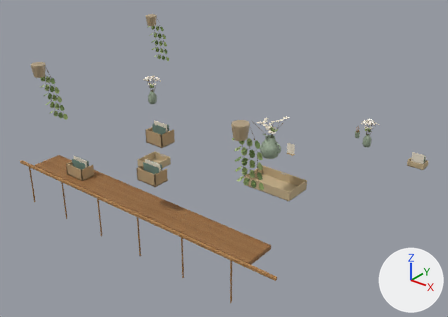
Renders of the glTF model assets/masters/native-v4/styling-v9.glb from each side of a commit.
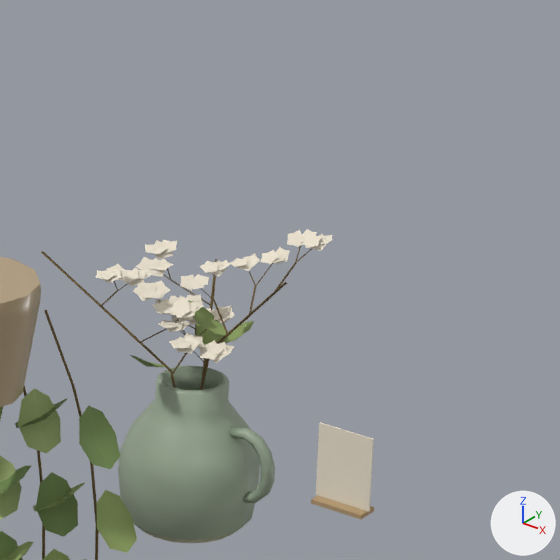
Old and new are each drawn whole from a 50 mm camera at (6.26, -9.31, 6.39) aimed at (-0.57, -0.77, 1.09) and again close up on the part from 55% to 71% of the width and 27% to 51% of the height. Lighting does not change. The marker at lower right points along +X, +Y and +Z. The older version's two pictures come first. Vertices at exactly the same position are counted once.

The scene before the commit, as lines of its bpy script (objects in view):
```python
ob_styling_v9 = bpy.data.objects.new('styling-v9', me_mesh_0)
ob_styling_v9.location = (0.0, 0.0, 0.0)
```
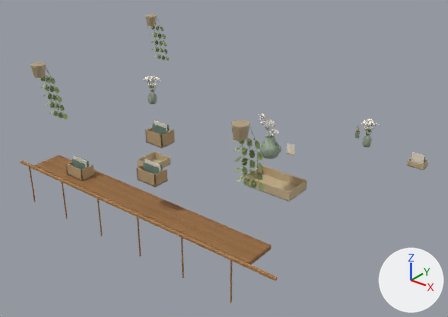
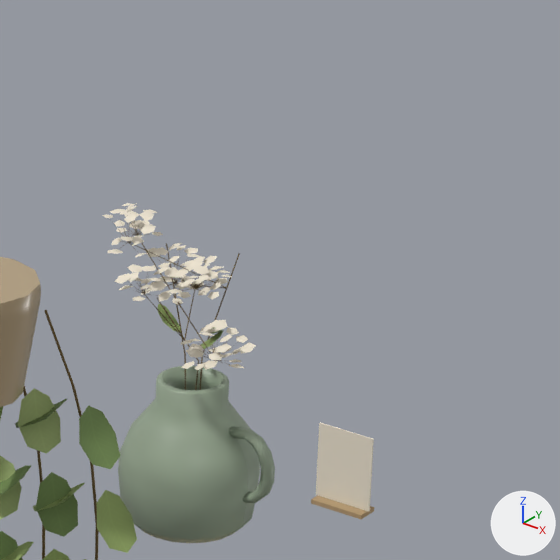
Pixel boxes [x1, y1, x2, y2] of what changed, in the close-ups (560 x 560 px; the box of a moved part takes in the faces that stretch with it):
'styling-v9', reshaped: before [0, 229, 374, 560]; after [0, 203, 374, 560]
part 1 of me_mesh_0, moved or reshaped: before [201, 259, 218, 390]; after [199, 253, 240, 390]
part 2 of me_mesh_0, rebuilt (not visible afterwards): before [186, 279, 204, 289]
part 3 of me_mesh_0, deleted: before [41, 229, 333, 390]
part 4 of me_mesh_0, built on: before [145, 244, 234, 374]; after [102, 203, 256, 390]

The change, as a diff of the scene's bpy script:
```diff
--- a/assets/masters/native-v4/styling-v9.glb.py
+++ b/assets/masters/native-v4/styling-v9.glb.py
@@ me_mesh_0 @@
 # used by ob_styling_v9; location = (0.0, 0.0, 0.0)
-me_mesh_0.from_pydata(...)  # 6509 vertices, 10722 faces; spans x -4.47..2.68, y -3.22..1.79, z 0.17..3.05
+me_mesh_0.from_pydata(...)  # 6654 vertices, 10718 faces; spans x -4.47..2.68, y -3.22..1.79, z 0.17..3.05
+# me_mesh_0 part 1: the loose piece of 11 vertices spanning x 0.03..0.15, y -0.22..0.01, z 1.43..1.8 is scaled about its middle by (-0.486, 0.379, 1.44), then moved by (0.1, -0.1, 0.04)
+# me_mesh_0 part 2: the loose piece of 16 vertices spanning x 0.13..0.18, y -0.28..-0.23, z 1.84..1.86 is rebuilt with 4 vertices and now spans x 0.14..0.18, y -0.28..-0.23, z 1.82..1.87, in mat_mat_warm_wood_v1__738c54_1_r0_73_m0_ior1_5_opaque_ds0_linear_srgb_v2_v11_oak_neutral_tint
+# me_mesh_0 part 3: 61 loose pieces with 978 vertices, spanning x -0.27..0.55, y -0.47..-0.04, z 1.42..2.08, are deleted
+# me_mesh_0 part 4: 3 vertices moved within x 0.12..0.19, y -0.27..-0.19, z 1.87; 265 vertices removed from x -0.12..0.28, y -0.35..-0.06, z 1.59..1.88; 1400 vertices added at x -0.16..0.39, y -0.56..-0.04, z 1.38..2.05
+# other edits to the shape of me_mesh_0 do not show in these pictures
 me_mesh_0.materials.append(mat_mat_warm_wood_v1__b18d63_1_r0_73_m0_ior1_5_opaque_ds0_linear_srgb_v2_v11_oak_neutral_tint)
```
